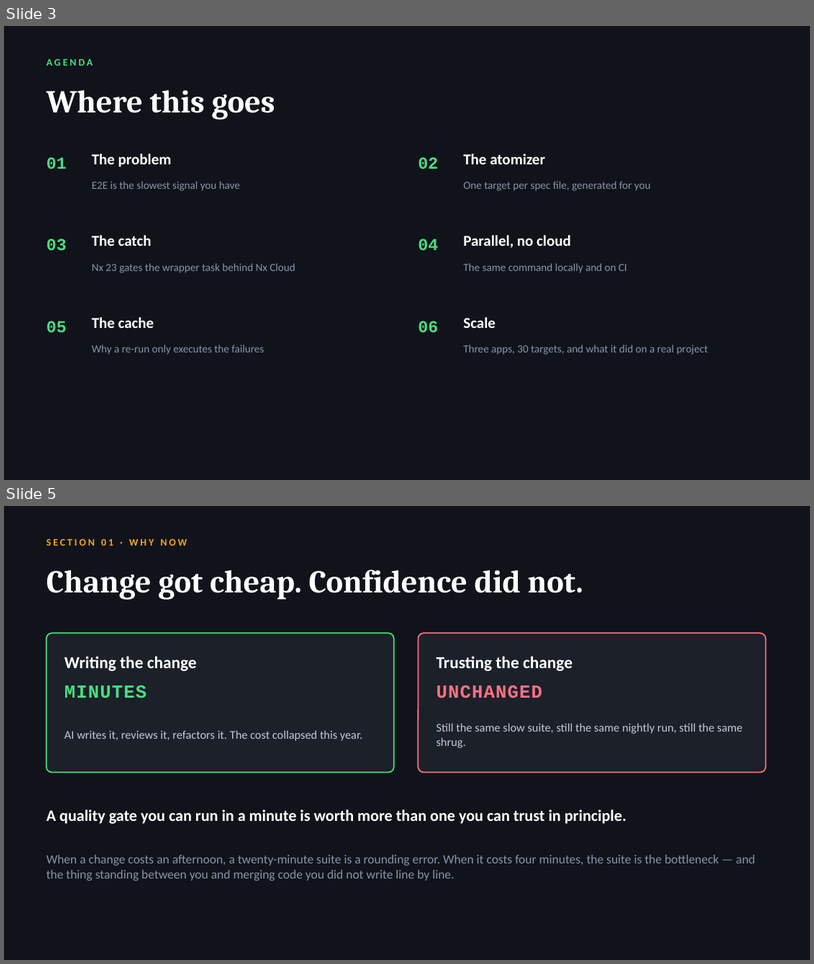
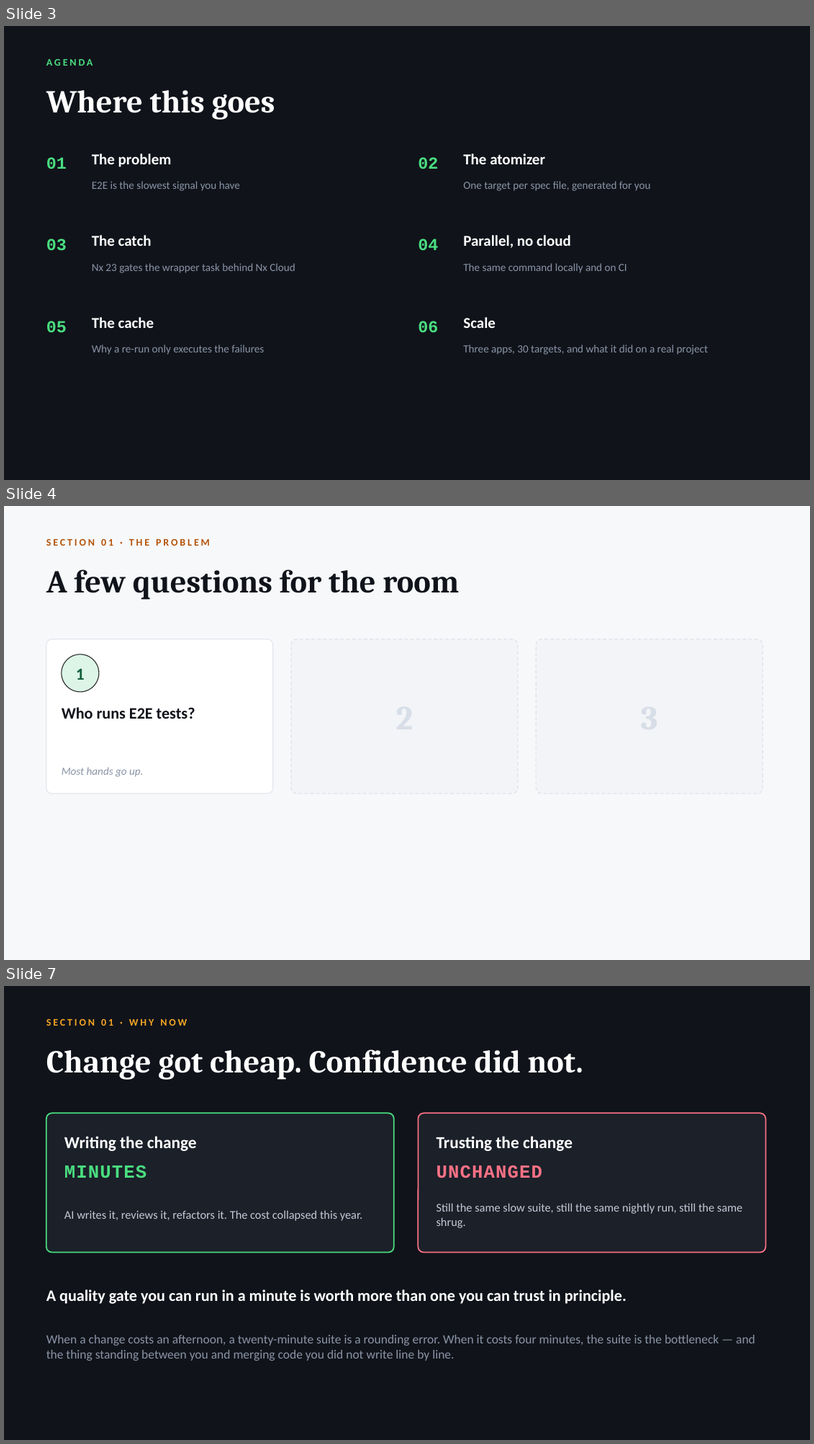
Before and after one commit to radzivil/nx-scaling-e2e-tests-with-atomizer, a slide deck: talk/Scaling-E2E-Tests-with-Nx.pptx. Shown one above the other, each under a label of ours: slides 3 and 5 before the commit, slides 3, 4 and 7 after it; the slides between them are not shown. The pictures are 814x964 and 814x1444 pixels, drawn with LibreOffice and Linux fonts; fonts in the diff are those of the drawing. Boxes give left, top, right and bottom in pixels: in the first picture for what was removed or moved away, otherwise in the second. Text is boxed around its words. In the diff, an @@ line names an element or a change of style, - is before the commit and + after.

Commit message:
Ask the three questions one slide at a time
Three builds instead of one slide, so the room answers each question before
seeing the next. Unasked cards stay as dim numbered outlines, which keeps the
layout still between builds and shows how many are coming. The punchline only
appears once all three have been asked.

Also stretches the suite in that punchline from twenty minutes to an hour.

```diff
--- a/talk/Scaling-E2E-Tests-with-Nx.pptx
+++ b/talk/Scaling-E2E-Tests-with-Nx.pptx
@@ slide 4 added at [4, 506, 810, 960], background #F7F8FA @@
@@ text added at [46, 539, 210, 546], 12 pt, text #B45309, bold @@
+SECTION 01 · THE PROBLEM
@@ text added at [46, 569, 459, 600], 38 pt, text #10131A, bold @@
+A few questions for the room
@@ rounded rectangle added at [46, 639, 273, 793], fill #FFFFFF, outline #E2E6ED 1 pt @@
@@ ellipse added at [62, 654, 99, 692], fill #DCF5E7, outline #333333 1 pt @@
@@ rounded rectangle added at [291, 639, 518, 793], fill #F2F4F7, outline #DDE3EA 1 pt dashed @@
@@ rounded rectangle added at [536, 639, 763, 793], fill #F2F4F7, outline #DDE3EA 1 pt dashed @@
@@ text added at [76, 669, 85, 680], 20 pt, text #14603C, bold @@
+1
@@ text added at [62, 707, 196, 718], 19 pt, text #10131A, bold @@
+Who runs E2E tests?
@@ text added at [62, 767, 143, 777], 13 pt, text #8A94A6, italic @@
+Most hands go up.
@@ what was slide 5 is now slide 7 @@
```
Also in this commit, not shown: 1 slide changed, 1 other slide added, 2 other files.
